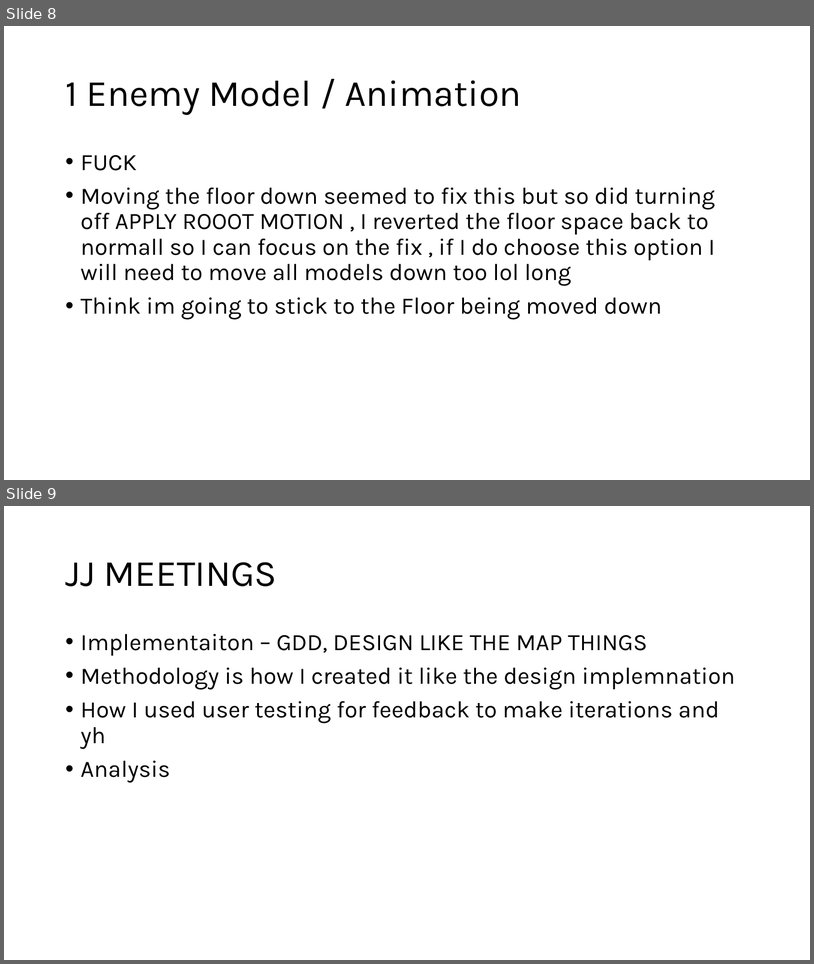
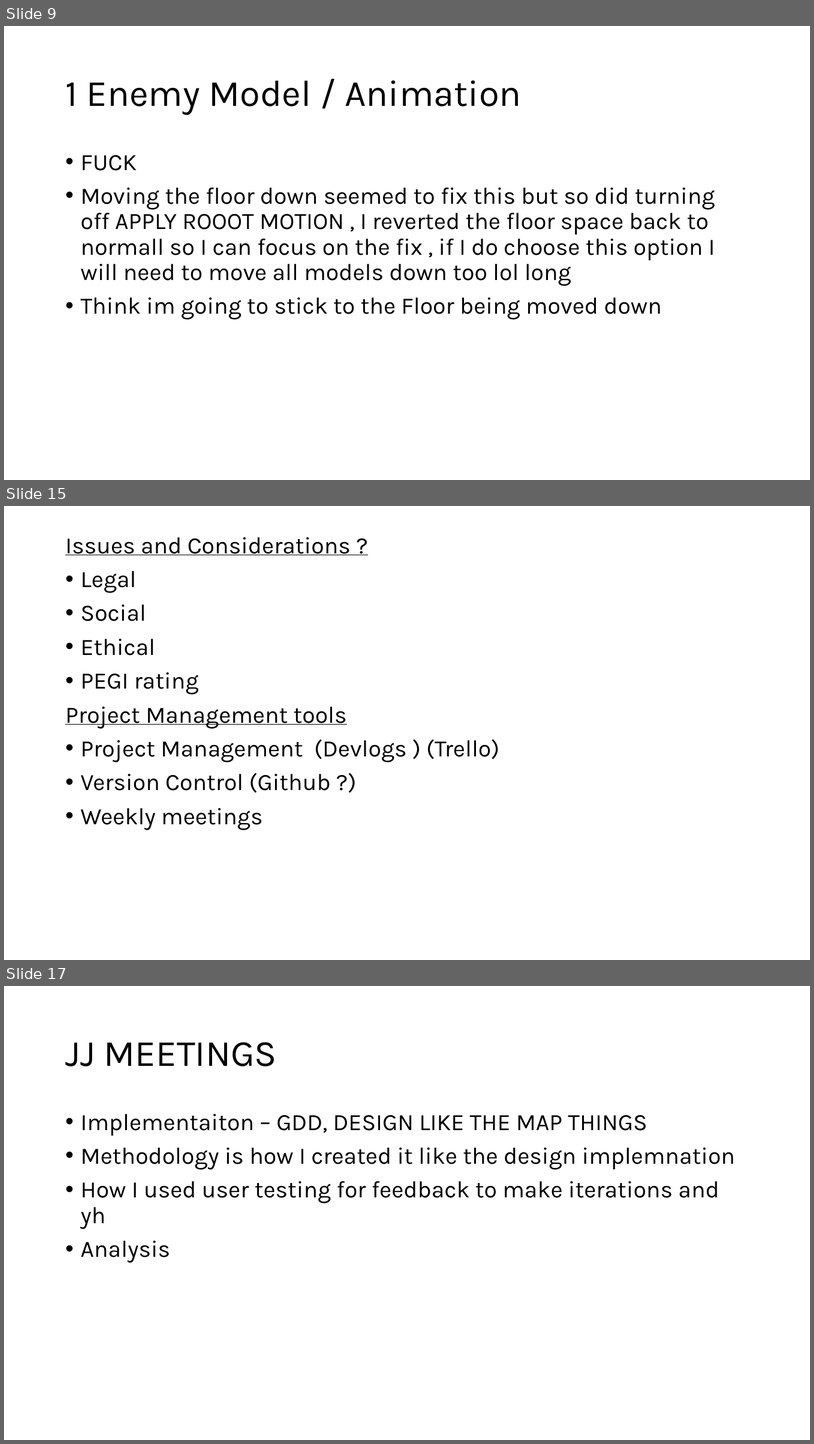
Before and after one commit to Mdot5596/Timeline-Takedown, a slide deck: Documentation/Report/Documentationofstuff.pptx. Shown one above the other, each under a label of ours: slides 8 and 9 before the commit, slides 9, 15 and 17 after it; the slides between them are not shown. The pictures are 814x964 and 814x1444 pixels, drawn with LibreOffice and Linux fonts; fonts in the diff are those of the drawing. Boxes give left, top, right and bottom in pixels: in the first picture for what was removed or moved away, otherwise in the second. Text is boxed around its words. In the diff, an @@ line names an element or a change of style, - is before the commit and + after.

```diff
--- a/Documentation/Report/Documentationofstuff.pptx
+++ b/Documentation/Report/Documentationofstuff.pptx
@@ slide 15 added at (4,506,810,960), background #FFFFFF @@
@@ text added at (65,537,500,830), 28 pt, text #000000 @@
+Issues and Considerations ?
+• Legal
+• Social
+• Ethical
+• PEGI rating
+Project Management tools
+• Project Management (Devlogs ) (Trello)
+• Version Control (Github ?)
+• Weekly meetings
@@ what was slide 8 is now slide 9 @@
@@ what was slide 9 is now slide 17 @@
```
Also in this commit, not shown: 1 slide changed, 7 other slides added, 16 other files.
